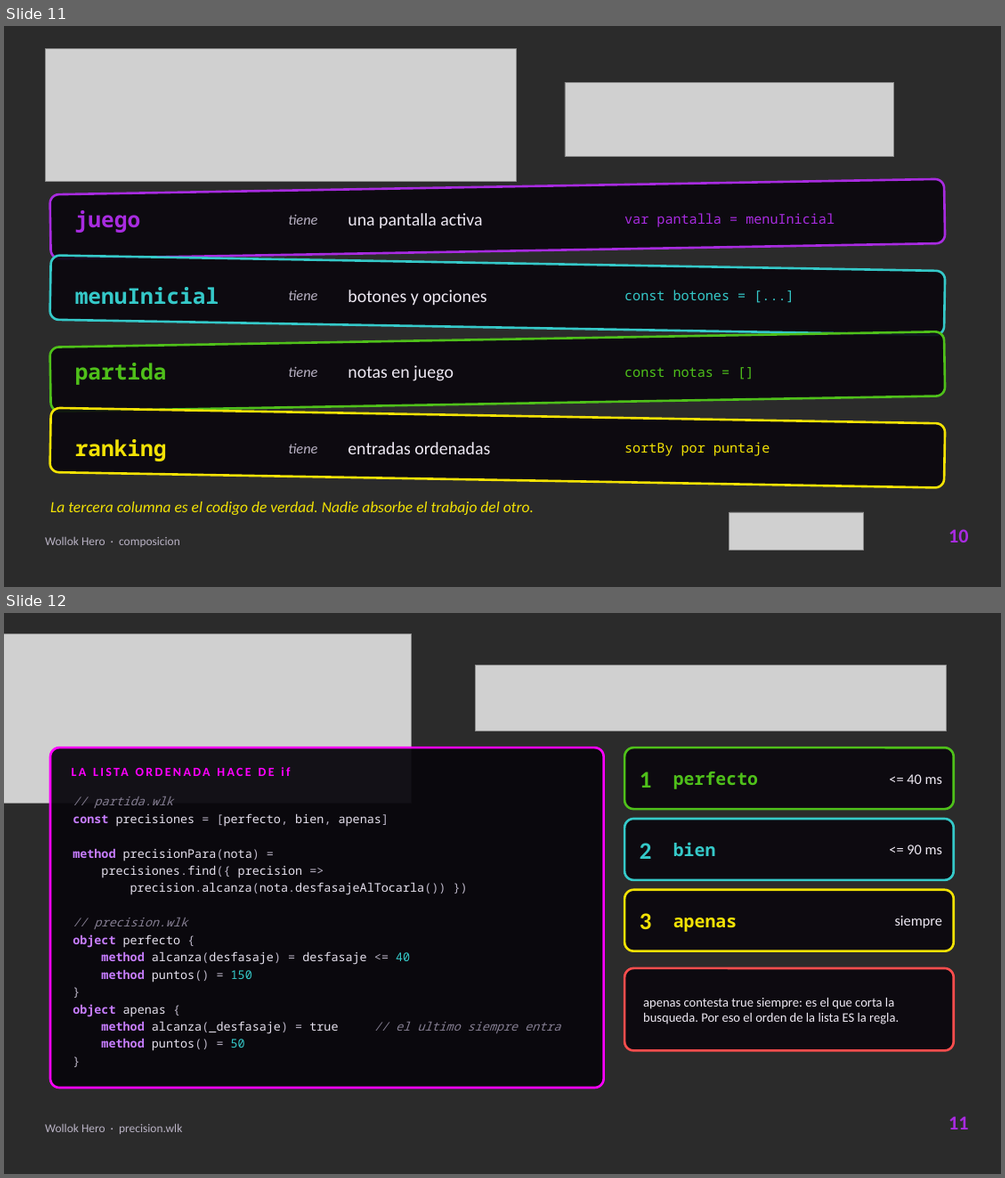
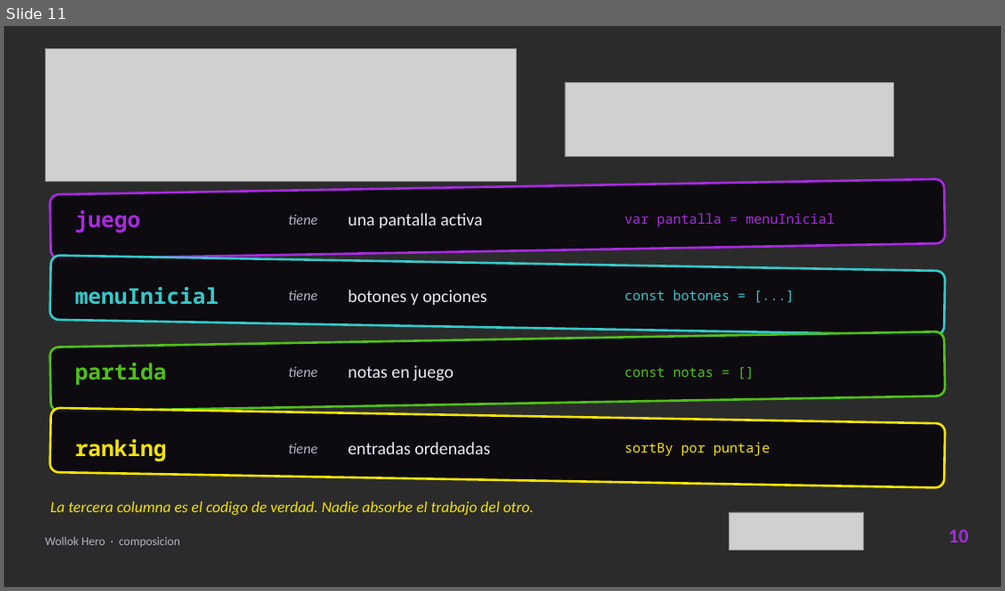
Before and after one commit to pdepjm/2026-o-game-pdeplejicos, a slide deck: wollok-hero-final.pptx. Shown one above the other, each under a label of ours: slides 11 and 12 before the commit, slide 11 after it. The pictures are 1005x1178 and 1005x591 pixels, drawn with LibreOffice and Linux fonts; fonts in the diff are those of the drawing; grey boxes stand for pictures; background and template pictures are left out; a plain dark background stands for a picture behind light text. Boxes give left, top, right and bottom in pixels: in the first picture for what was removed or moved away, otherwise in the second. Text is boxed around its words. In the diff, an @@ line names an element or a change of style, - is before the commit and + after.

Commit message:
Saco la diapositiva del find de la presentacion
Queda en 16 diapositivas. La precision se sigue explicando en la que
muestra los cuatro niveles con sus puntajes.

```diff
--- a/wollok-hero-final.pptx
+++ b/wollok-hero-final.pptx
@@ slide 12 removed at box(4, 613, 1001, 1174), background picture (left out) @@
@@ picture removed at box(4, 634, 412, 803) @@
@@ picture removed at box(475, 666, 947, 731) @@
@@ rounded rectangle removed at box(50, 747, 604, 1088) @@
@@ text removed at box(72, 760, 582, 784) @@
-LA LISTA ORDENADA HACE DE if
@@ rounded rectangle removed at box(624, 747, 954, 809) @@
@@ text removed at box(639, 771, 652, 787) @@
-1
@@ text removed at box(673, 771, 758, 789) @@
-perfecto
@@ text removed at box(73, 796, 560, 1051) @@
-// partida.wlk
-const precisiones = [perfecto, bien, apenas]
-method precisionPara(nota) =
-precisiones.find({ precision =>
-precision.alcanza(nota.desfasajeAlTocarla()) })
-// precision.wlk
-object perfecto {
-method alcanza(desfasaje) = desfasaje <= 40
-method puntos() = 150
-}
-object apenas {
-method alcanza(_desfasaje) = true // el ultimo siempre entra
-method puntos() = 50
-}
@@ text removed at box(906, 774, 942, 784) @@
-<= 40 ms
@@ rounded rectangle removed at box(624, 819, 954, 880) @@
@@ text removed at box(639, 843, 652, 859) @@
-2
@@ text removed at box(673, 842, 716, 856) @@
-bien
@@ text removed at box(906, 844, 942, 854) @@
-<= 90 ms
@@ rounded rectangle removed at box(624, 890, 954, 951) @@
@@ text removed at box(639, 913, 652, 929) @@
-3
@@ text removed at box(673, 917, 736, 932) @@
-apenas
@@ text removed at box(895, 916, 943, 928) @@
-siempre
@@ rounded rectangle removed at box(624, 968, 954, 1051) @@
@@ text removed at box(643, 997, 898, 1024) @@
-apenas contesta true siempre: es el que corta la busqueda. Por eso el orden de la lista ES la regla.
@@ text removed at box(948, 1116, 968, 1129) @@
-11
@@ text removed at box(45, 1123, 182, 1134) @@
-Wollok Hero · precision.wlk
```
Also in this commit, not shown: 3 slides changed.
